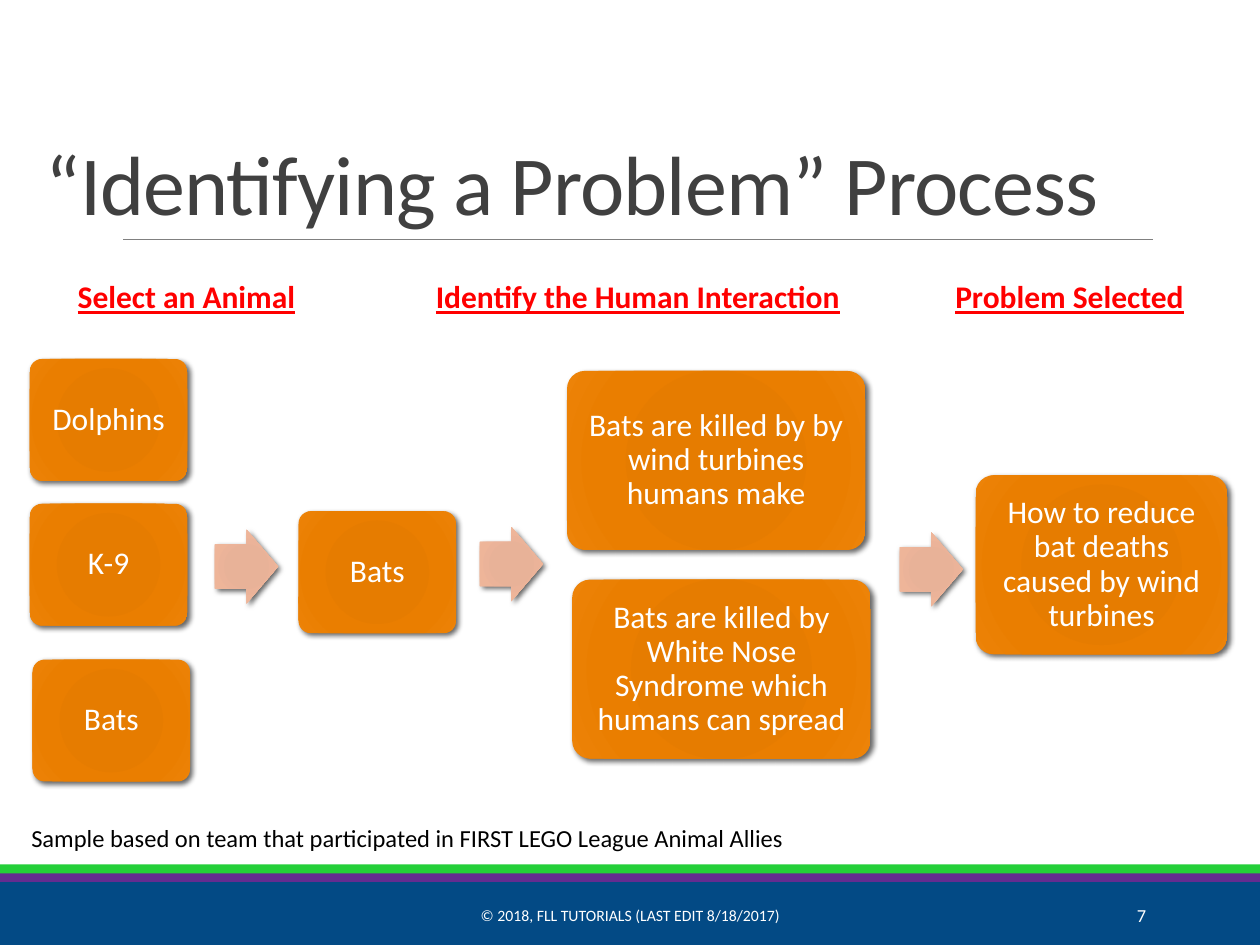
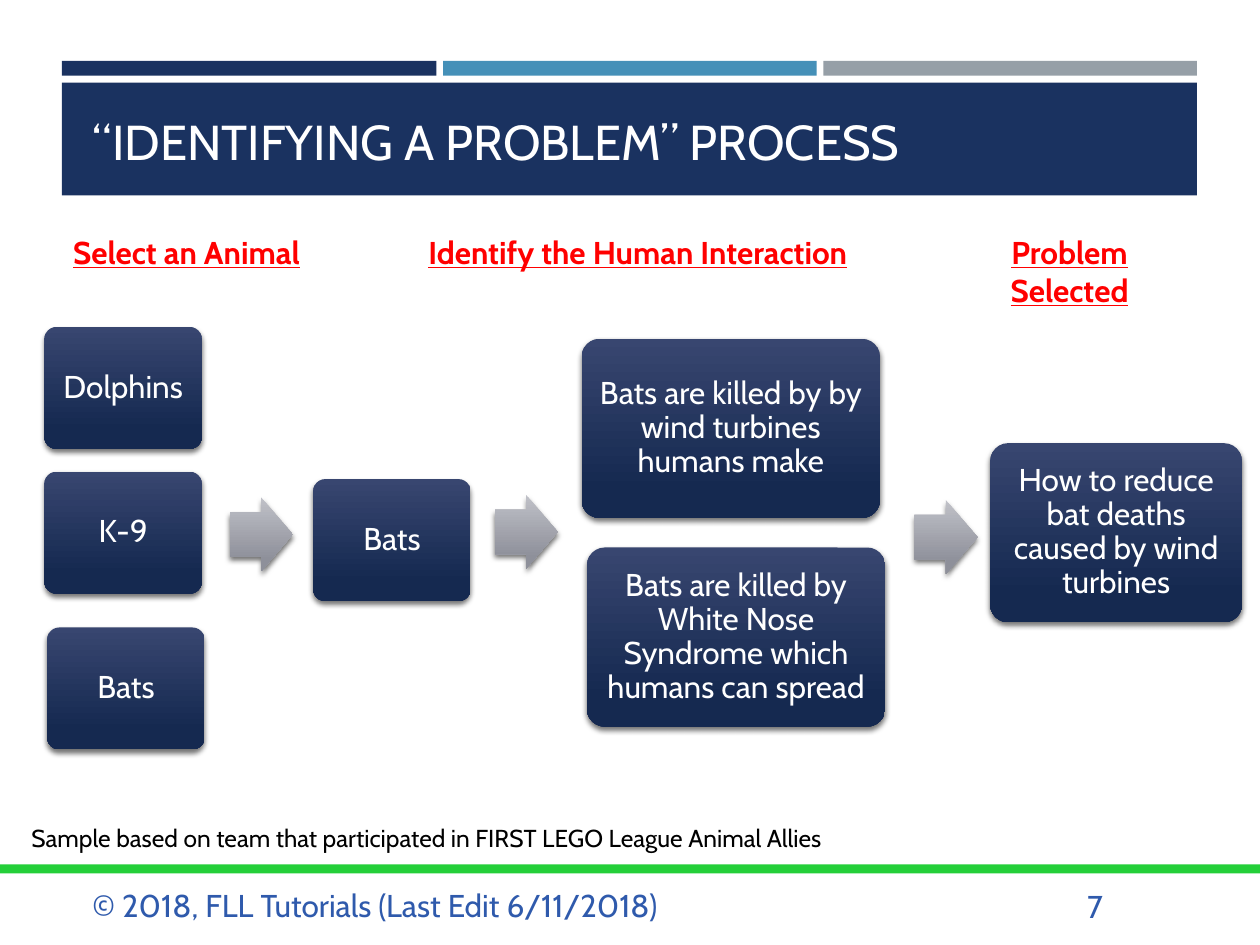
Before and after one commit to ev3lessons/FLL-Tutorials, a slide deck: slide 7 of translations/en-us/Project/Identify.pptx. Drawn at 1260x945 pixels with LibreOffice and Linux fonts; fonts in the diff are those of the drawing. Boxes give left, top, right and bottom in pixels: in the first picture for what was removed or moved away, otherwise in the second. Text is boxed around its words. In the diff, an @@ line names an element or a change of style, - is before the commit and + after.

```diff
--- a/translations/en-us/Project/Identify.pptx
+++ b/translations/en-us/Project/Identify.pptx
@@ rectangle added at [62,60,436,76], fill #1A3260 @@
@@ rectangle added at [62,83,1197,195], fill #1A3260 @@
@@ rectangle added at [444,60,816,76], fill #4590B8 @@
@@ rectangle added at [824,60,1197,76], fill #969FA7 @@
@@ title at [93,123,900,161]: text changed; size 48 to 28 pt; font Calibri to Cabin; text colour #404040 to #FFFFFF @@
-“Identifying a Problem” Process
+“IDENTIFYING A PROBLEM” PROCESS
@@ line removed from (123, 239) to (1153, 239) @@
@@ font Calibri to Cabin in 11 elements at [31,828,821,853], [1014,467,1219,594], [607,572,865,705], [97,676,154,699], [63,374,182,405], [99,519,148,542], [363,528,420,551], [73,240,300,268], [1011,240,1129,306], [600,380,862,473], [428,240,847,271] @@
@@ 3 texts: place and size @@
-3 texts at [78,286,1184,314]
+3 texts at [73,240,1129,306]
@@ 4 texts, 3 right arrows, 3 rounded rectangles: place and size @@
-4 texts, 3 right arrows, 3 rounded rectangles at [84,370,1227,759]
+4 texts, 3 right arrows, 3 rounded rectangles at [97,339,1242,727]
@@ 4 rounded rectangles, 3 texts: place and size @@
-4 rounded rectangles, 3 texts at [30,359,843,782]
+4 rounded rectangles, 3 texts at [44,326,862,750]
@@ fill gradient #E57B00 to #E87D00 to #EB7E00 to #EF8407 to gradient #394771 to #162A51; shadow changed in 7 elements at [990,444,1242,622], [587,548,886,727], [582,339,881,518], [44,471,202,593], [47,627,204,750], [44,326,202,449], [314,479,471,601] @@
@@ fill gradient #E8B096 to #E9B399 to #EEB59A to #F2C0A8 to gradient #C1C3C9 to #8F919C; shadow changed in 3 elements at [494,495,557,570], [229,498,292,572], [915,500,978,575] @@
@@ rectangle removed at [0,882,1260,945] @@
@@ rectangle removed at [0,873,1260,882] @@
@@ text "© 2018, FLL Tutorials (Last ..." at [122,893,658,922]: vertical alignment middle to top @@
@@ text at [122,893,658,922]: text changed; size 9 to 18 pt; font Calibri to Cabin; text colour #FFFFFF to #2F5AAC @@
-© 2018, FLL TUTORIALS (LAST EDIT 8/18/2017)
+© 2018, FLL Tutorials (Last Edit 6/11/2018)
@@ page number: place and size @@
-page number at [1137,910,1146,922]
+page number at [1087,896,1103,918]
@@ page number at [1087,896,1103,918]: size 10.5 to 18 pt, font Calibri to Cabin, text colour #FFFFFF to #2F5AAC; alignment right to left; vertical alignment middle to top @@
```
Also in this commit, not shown: 8 other slides changed, 10 other files.
